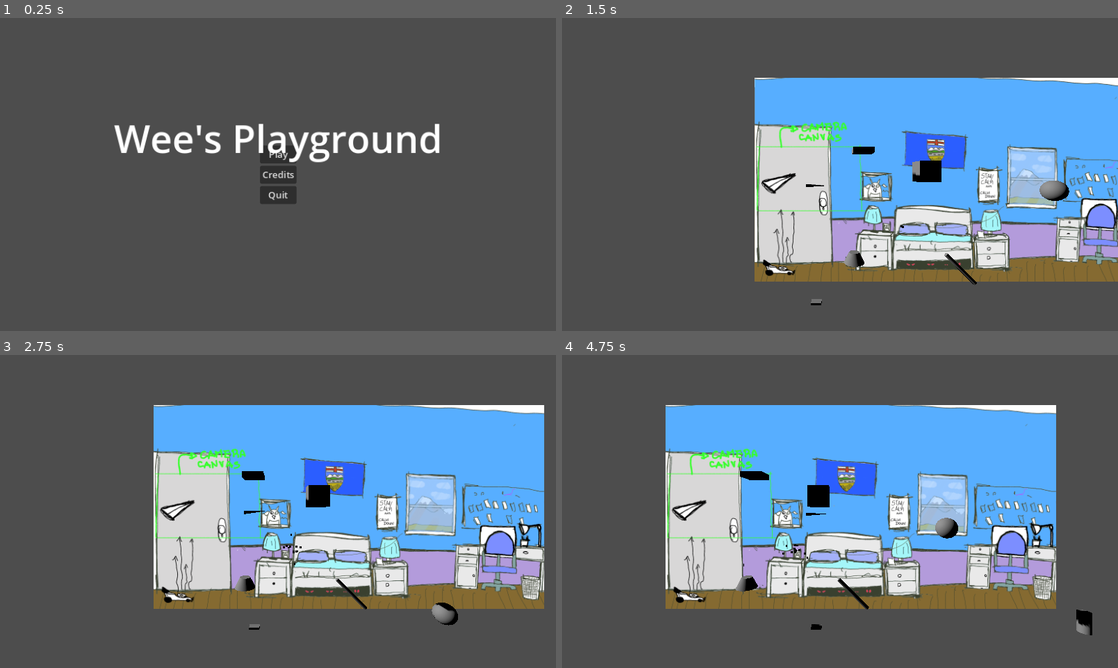
Above: before the commit, frames 1-4 (two rows, left to right).
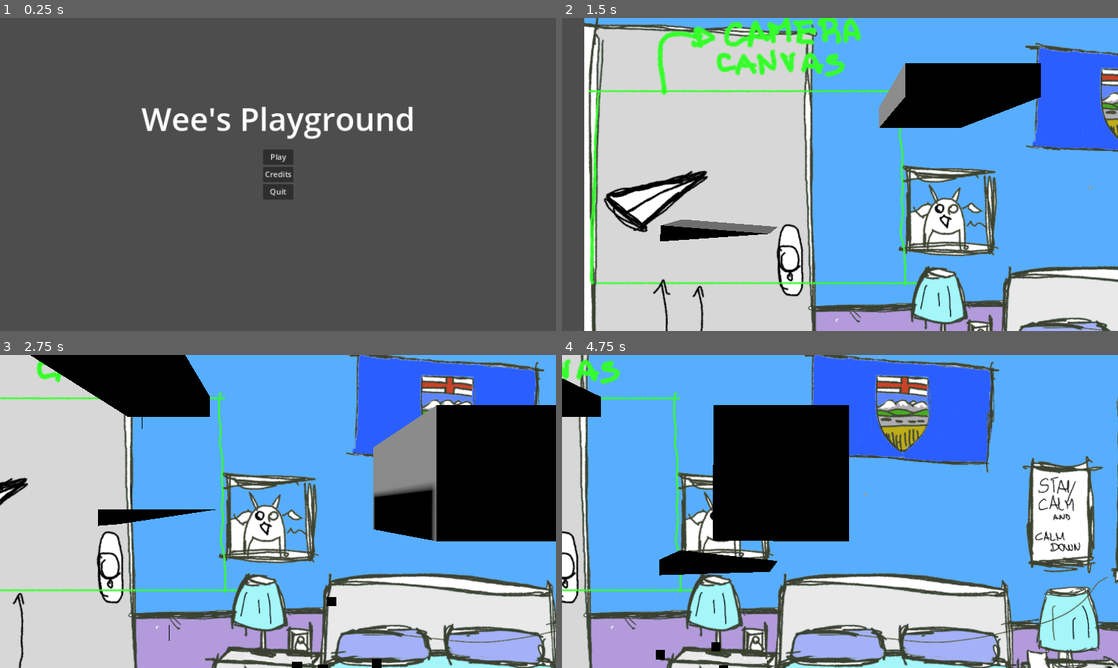
Above: after the commit, the same moments.

Repository: theWiseFoxes/Jam-take-flight
Game: Godot game, scene res://Scenes/gameScenes/main_menu.tscn
Two runs of this game, one before a commit and one after it. Both use one fixed random seed, a clock stepped at 60 frames per second and the inputs below.
Inputs:
- Up to frame 1 (0.25 s): no input
- Up to frame 2 (1.5 s): click "Play" at 0.5 s; click "Lets Go!" at 1.25 s
- Up to frame 3 (2.75 s): hold Space (FanButton) from 2.03 s (still down)
- Up to frame 4 (4.75 s): release Space (FanButton) at 2.78 s; tap Space (FanButton) at 2.85, 4.35 s; hold Space (FanButton) 3.53-4.28 s

The runs differ from the first frame. In frame 1, 4.2% of the frame differs, in the area x 20-80%, y 28-60%; in frame 2, 82%; in frame 3, 89%, in the area x 0-100%, y 0-100%; in frame 4, 88%.

Commit message:
got syncing obstacles between 2d and 3d mostly working

Diff:
--- a/take-flight-game/Scenes/gameScenes/2d_gameScene.tscn
+++ b/take-flight-game/Scenes/gameScenes/2d_gameScene.tscn
@@ -25,7 +25,6 @@
 
 [node name="Node2D" parent="Spawner2D" instance=ExtResource("1_qw7gf")]
 position = Vector2(433, 268)
-scale = Vector2(0.5, 0.5)
 metadata/Version3D = "res://Scenes/obstacles/obstacle_brick.tscn"
 
 [connection signal="state_updated" from="gridNode" to="Spawner2D" method="updateGlobal"]
--- a/take-flight-game/Scenes/gameScenes/3d_scene.tscn
+++ b/take-flight-game/Scenes/gameScenes/3d_scene.tscn
@@ -44,7 +44,7 @@
 [node name="gameLayer" type="Node3D" parent="."]
 
 [node name="Camera3D" type="Camera3D" parent="gameLayer"]
-transform = Transform3D(1, 0, 0, 0, 1, 0, 0, 0, 1, 4.724, 6.305, 10)
+transform = Transform3D(1, 0, 0, 0, 1, 0, 0, 0, 1, 4.724, 6.305, 2)
 script = ExtResource("3_5we1y")
 topOffset = 0.7
 bottomOffset = -0.7
@@ -94,20 +94,20 @@
 script = ExtResource("4_2rqip")
 
 [node name="Obstacle_Bouncing Ball" parent="gameLayer/obstacleSpawner" instance=ExtResource("8_ksxhu")]
-transform = Transform3D(1, 0, 0, 0, 1, 0, 0, 0, 1, 15.5123, 3.074, 0)
+transform = Transform3D(1, 0, 0, 0, 1, 0, 0, 0, 1, 15, 3, 0)
 
 [node name="Obstacle_Iron_Pipe" parent="gameLayer/obstacleSpawner" instance=ExtResource("9_6mjcs")]
-transform = Transform3D(0.707107, -0.707107, 0, 0.707107, 0.707107, 0, 0, 0, 1, 10.93, 1.683, 0)
+transform = Transform3D(0.707107, -0.707107, 0, 0.707107, 0.707107, 0, 0, 0, 1, 11, 2, 0)
 
 [node name="obstacle_flies" parent="gameLayer/obstacleSpawner" instance=ExtResource("10_s4vhm")]
-transform = Transform3D(1, 0, 0, 0, 1, 0, 0, 0, 1, 8.088, 3.791, 0)
+transform = Transform3D(1, 0, 0, 0, 1, 0, 0, 0, 1, 8, 4, 0)
 
 [node name="Drone" parent="gameLayer/obstacleSpawner" instance=ExtResource("11_48sr5")]
-transform = Transform3D(0, -1, 0, 1, 0, 0, 0, 0, 1, 5.721, 3.0082, 0)
+transform = Transform3D(0, -1, 0, 1, 0, 0, 0, 0, 1, 6, 3, 0)
 gravity = -15.0
 
 [node name="ObstacleWoodPlank" parent="gameLayer/obstacleSpawner" instance=ExtResource("12_vaeud")]
-transform = Transform3D(1, 0, 0, 0, 1, 0, 0, 0, 1, 6.138, 7.464, 0)
+transform = Transform3D(1, 0, 0, 0, 1, 0, 0, 0, 1, 6, 7, 0)
 
 [node name="ObstacleBrick" parent="gameLayer/obstacleSpawner" instance=ExtResource("13_pqxct")]
-transform = Transform3D(1, 0, 0, 0, 1, 0, 0, 0, 1, 9.263, 6.44686, 0)
+transform = Transform3D(1, 0, 0, 0, 1, 0, 0, 0, 1, 9, 6, 0)
--- a/take-flight-game/Scenes/obstacles/obstacleBase2D.tscn
+++ b/take-flight-game/Scenes/obstacles/obstacleBase2D.tscn
@@ -3,6 +3,9 @@
 [ext_resource type="Texture2D" uid="uid://xf5xhpqe83jn" path="res://icon.svg" id="1_8du1f"]
 
 [node name="obstacleSprite" type="Sprite2D"]
+scale = Vector2(0.5, 0.5)
 texture = ExtResource("1_8du1f")
 centered = false
+region_enabled = true
+region_rect = Rect2(14, 14, 100, 100)
 metadata/version3D = "res://Scenes/obstacles/obstacle_brick.tscn"
--- a/take-flight-game/Scripts/drawGrid.gd
+++ b/take-flight-game/Scripts/drawGrid.gd
@@ -2,21 +2,22 @@
 
 signal state_updated
 
+@export var placingObject: Node2D
 @export var lineColor: Color = Color.BLACK
-@export var cellWidth: float = 1 / ObstacleSpawningData.backgroundScale3D
-@export var cellHeight: float = 1 / ObstacleSpawningData.backgroundScale3D
+
+@onready var rows = ObstacleSpawningData.gridRows
+@onready var columns = ObstacleSpawningData.gridColumns
+@onready var cellWidth: float = screen.size.y / columns
+@onready var cellHeight: float = screen.size.y / rows
 @onready var screen = %tempBackground.get_rect()
-@onready var rows = screen.size.y / cellHeight
-@onready var columns = screen.size.x / cellWidth
-@export var placingObject: Node2D
 
 func _draw():
 	screen = %tempBackground.get_rect()
 	var start = Vector2(0, 0)
 	var end = Vector2(0, screen.size.y)
 
-	rows = screen.size.y / cellHeight
-	columns = screen.size.x / cellWidth
+	cellWidth = screen.size.y / cellWidth
+	cellHeight = screen.size.y / cellHeight
 	var cellInc = Vector2(cellWidth, 0)
 	for rowNum in range(columns + 1):
 
--- a/take-flight-game/Scripts/obstacles/obstacle2DSpawner.gd
+++ b/take-flight-game/Scripts/obstacles/obstacle2DSpawner.gd
@@ -4,8 +4,9 @@
 var baseObs = preload ("res://Scenes/obstacles/obstacleBase2D.tscn")
 var loadedTypes: Dictionary
 
-@onready var scaleHeight = %gridNode.screen.size.y
-@onready var cellScale = %gridNode.cellHeight
+@onready var scaleHeight = %tempBackground.get_rect().size.y
+@onready var cellSize = Vector2( %gridNode.cellWidth, %gridNode.cellHeight)
+@onready var spriteScale = %tempBackground.scale
 
 # Called when the node enters the scene tree for the first time.
 func _ready():
@@ -41,11 +42,12 @@
     get_tree().change_scene_to_file("res://Scenes/gameScenes/3d_scene.tscn")
 
 func scale3Dto2D(vec3d: Vector3):
-    var vec2d = (Vector2(vec3d.x, vec3d.y)) * cellScale
+    var vec2d = (Vector2(vec3d.x, vec3d.y)) * cellSize
     vec2d.y = scaleHeight - vec2d.y
-    return vec2d
+    return vec2d * spriteScale
 
 func scale2Dto3D(vec2d: Vector2):
-    var vec3d = Vector3(vec2d.x, vec2d.y, 0) / cellScale
-    vec3d.y = scaleHeight - vec3d.y
-    return vec3d
+    vec2d = vec2d / spriteScale
+    vec2d.y = scaleHeight - vec2d.y
+    vec2d = vec2d / cellSize
+    return Vector3(vec2d.x, vec2d.y, 0)
--- a/take-flight-game/Scripts/obstacles/obstacle3DSpawner.gd
+++ b/take-flight-game/Scripts/obstacles/obstacle3DSpawner.gd
@@ -2,13 +2,13 @@
 
 # spawn obstacles from the global ObstacleSpawningData.objectLocations object, almost the exact same as the 2d verision
 var loadedTypes: Dictionary
-
-func setupScale():
-    ObstacleSpawningData.backgroundScale3D = %backgroundLayer.pixel_size
+@export var obstacleSize: float = 1.0
+@onready var backgroundSize = %backgroundLayer.region_rect.size
 
 # Called when the node enters the scene tree for the first time.
 func _ready():
-    setupScale()
+    ObstacleSpawningData.gridRows = (backgroundSize.y / obstacleSize)* %backgroundLayer.pixel_size
+    ObstacleSpawningData.gridColumns = (backgroundSize.x / obstacleSize)* %backgroundLayer.pixel_size
     loadAllObstacles()
 
 func loadAllObstacles():
--- a/take-flight-game/Scripts/obstacles/obstacleSpawningData.gd
+++ b/take-flight-game/Scripts/obstacles/obstacleSpawningData.gd
@@ -6,4 +6,5 @@
 var objectLocations: Dictionary
 
 # the width and height of the background in meters
-var backgroundScale3D: float = 0.01
+var gridRows: int = 12
+var gridColumns: int = 23
--- a/take-flight-game/Scripts/player.gd
+++ b/take-flight-game/Scripts/player.gd
@@ -22,72 +22,73 @@
 
 
 func roundMinToZero(vec: Vector3, minimum: float):
-	var result: Vector3 = Vector3()
-	result.x = vec.x if abs(vec.x) >= minimum else 0.0
-	result.y = vec.y if abs(vec.y) >= minimum else 0.0
-	result.z = vec.z if abs(vec.z) >= minimum else 0.0
-	return result
+    var result: Vector3 = Vector3()
+    result.x = vec.x if abs(vec.x) >= minimum else 0.0
+    result.y = vec.y if abs(vec.y) >= minimum else 0.0
+    result.z = vec.z if abs(vec.z) >= minimum else 0.0
+    return result
 
 # Called when the node enters the scene tree for the first time.
 func _ready():
-	area.z = planeMesh.mesh.size.x * planeMesh.mesh.size.y
-	area.x = planeMesh.mesh.size.z * planeMesh.mesh.size.y
-	area.y = planeMesh.mesh.size.x * planeMesh.mesh.size.z
-	area *= areaScale
-	linear_velocity = startSpeed
+    area.z = planeMesh.mesh.size.x * planeMesh.mesh.size.y
+    area.x = planeMesh.mesh.size.z * planeMesh.mesh.size.y
+    area.y = planeMesh.mesh.size.x * planeMesh.mesh.size.z
+    area *= areaScale
+    linear_velocity = startSpeed
 
 
 func _physics_process (_delta ):
-	var temp_velocity = roundMinToZero(linear_velocity, cutoff)
-	dragForce = (temp_velocity * temp_velocity) * 0.5 * drag_coefficient *  airDensity * area
-	dragForce = dragForce * (-linear_velocity.sign())
-	apply_central_force(dragForce)
-	if not stopped:
+    var temp_velocity = roundMinToZero(linear_velocity, cutoff)
+    dragForce = (temp_velocity * temp_velocity) * 0.5 * drag_coefficient *  airDensity * area
+    dragForce = dragForce * (-linear_velocity.sign())
+    apply_central_force(dragForce)
+    if not stopped:
 
-		if Input.is_action_pressed("FanButton"):
-			applyUpward()
-		else:
-			applyDownward()
+        if Input.is_action_pressed("FanButton"):
+            applyUpward()
+        else:
+            applyDownward()
 
 
 func applyUpward():
-	apply_central_force((Vector3.UP * upwardForceValue * mass))
-	if (rotation.z < deg_to_rad(maxAngle)):
-		angular_velocity.z = rotationalSpeedRad
-	else:
-		angular_velocity.z = 0
+    apply_central_force((Vector3.UP * upwardForceValue * mass))
+    if (rotation.z < deg_to_rad(maxAngle)):
+        angular_velocity.z = rotationalSpeedRad
+    else:
+        angular_velocity.z = 0
 
 func applyDownward():
-	if (rotation.z > deg_to_rad(minAngle)):
-		angular_velocity.z = -rotationalSpeedRad
-	else:
-		angular_velocity.z = 0
+    if (rotation.z > deg_to_rad(minAngle)):
+        angular_velocity.z = -rotationalSpeedRad
+    else:
+        angular_velocity.z = 0
 
 
 
 func _on_body_entered(body:Node):
 
-	print("entered body"+body.name)
-	print("could be floor")
+    print("entered body"+body.name)
+    print("could be floor")
 
-	if body.is_in_group("floor"):
-		print("floors")
-		if not stopped:
-			stopped = true
-			plane_collided.emit()
-		# dead
-	elif body.is_in_group("goal"):
-		# win
-		print("goal")
-	elif body.is_in_group("obstacle"):
-		# win
-		print("hit")
-		if not stopped:
-			stopped = true
-			plane_collided.emit()
+    if body.is_in_group("floor"):
+        print("floors")
+        if not stopped:
+            stopped = true
+            plane_collided.emit()
+            get_tree().change_scene_to_file("res://Scenes/gameScenes/2d_gameScene.tscn")
+        # dead
+    elif body.is_in_group("goal"):
+        # win
+        print("goal")
+    elif body.is_in_group("obstacle"):
+        # win
+        print("hit")
+        if not stopped:
+            stopped = true
+            plane_collided.emit()
 
 
 
 func applyFlies():
-	print("flies on")
-	mass += 0.3
+    print("flies on")
+    mass += 0.3
--- a/take-flight-game/project.godot
+++ b/take-flight-game/project.godot
@@ -21,8 +21,6 @@
 
 [display]
 
-window/size/viewport_width=960
-window/size/viewport_height=540
 window/stretch/mode="canvas_items"
 
 [editor]
Not shown, added: take-flight-game/Scenes/obstacles/makingAnObstacle.txt
